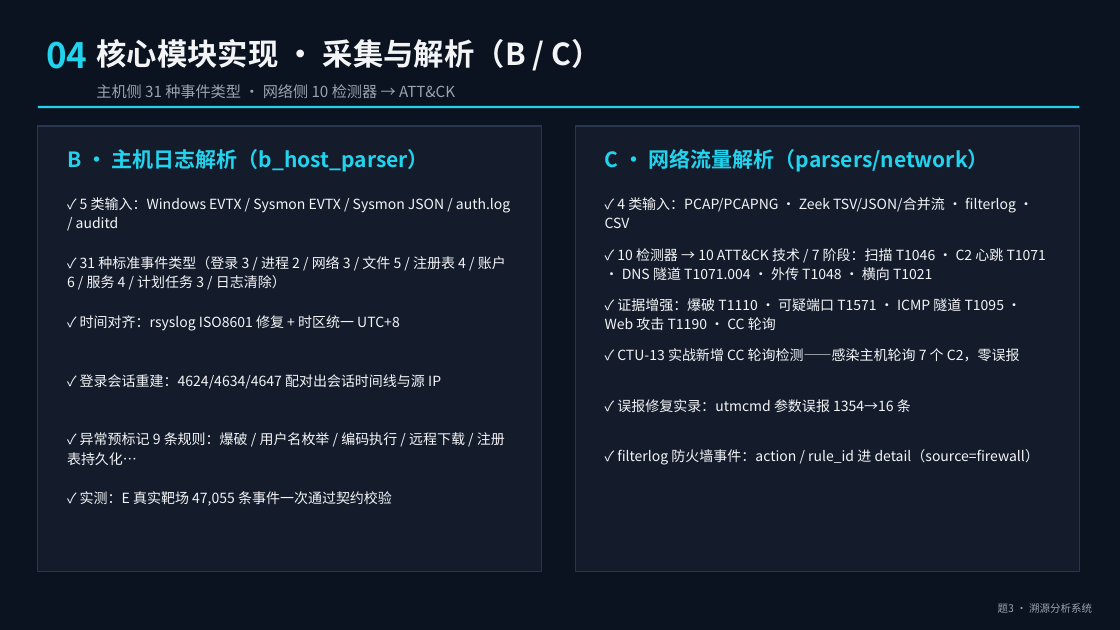
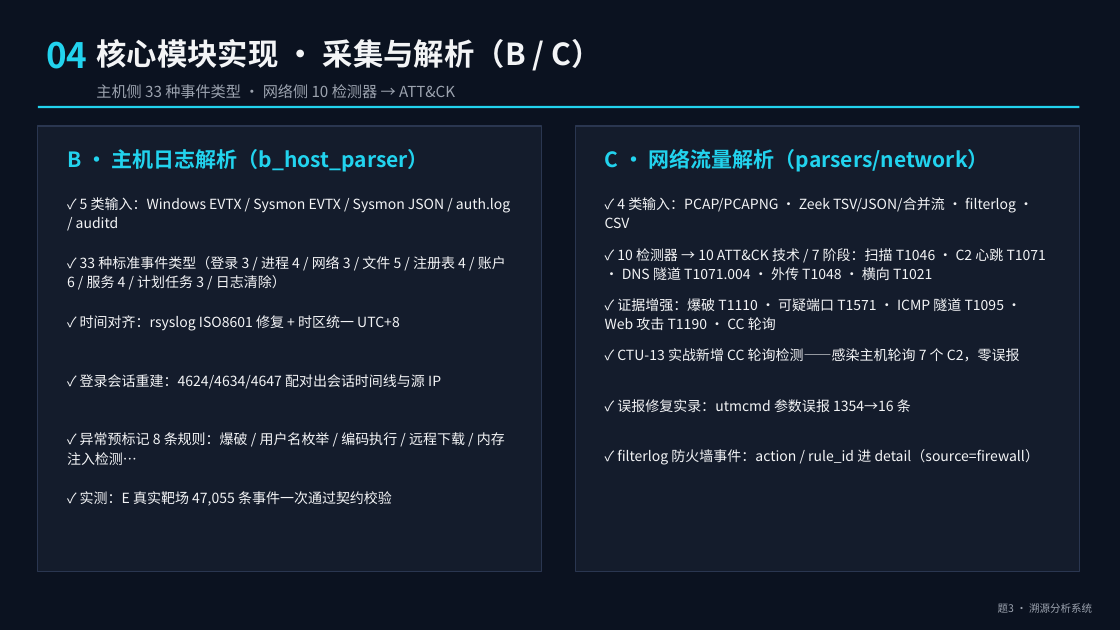
Before and after one commit to hotaru214/information_security_design_project, a slide deck: slide 6 of docs/答辩PPT-恶意攻击行为溯源分析系统-深色版.pptx. Drawn at 1120x630 pixels with LibreOffice and Linux fonts; fonts in the diff are those of the drawing. Boxes give left, top, right and bottom in pixels: in the first picture for what was removed or moved away, otherwise in the second. Text is boxed around its words. In the diff, an @@ line names an element or a change of style, - is before the commit and + after.

Commit message:
docs: 交付材料/答辩PPT 联动内存行为分析与数字更新
- docx×6 + PPT×3：33 词词表、17 项自检、APT29 批次 62,698 条、
  内存注入实测命中（1,256/5/2）、Sysmon 能力清单补进程内存访问与远程线程
- PPT 局限页撤下'内存注入/反射加载'（已实现），替换为内存镜像取证（YARA）
- build_ppt.py 源头同步

```diff
--- a/docs/答辩PPT-恶意攻击行为溯源分析系统-深色版.pptx
+++ b/docs/答辩PPT-恶意攻击行为溯源分析系统-深色版.pptx
@@ text at [96, 84, 455, 98]: text changed @@
-主机侧 31 种事件类型 · 网络侧 10 检测器 → ATT&CK
+主机侧 33 种事件类型 · 网络侧 10 检测器 → ATT&CK
@@ text at [67, 256, 506, 288]: text changed @@
-✓ 31 种标准事件类型（登录 3 / 进程 2 / 网络 3 / 文件 5 / 注册表 4 / 账户 6 / 服务 4 / 计划任务 3 / 日志清除）
+✓ 33 种标准事件类型（登录 3 / 进程 4 / 网络 3 / 文件 5 / 注册表 4 / 账户 6 / 服务 4 / 计划任务 3 / 日志清除）
@@ text at [67, 432, 505, 465]: text changed @@
-✓ 异常预标记 9 条规则：爆破 / 用户名枚举 / 编码执行 / 远程下载 / 注册表持久化…
+✓ 异常预标记 8 条规则：爆破 / 用户名枚举 / 编码执行 / 远程下载 / 内存注入检测…
```
Also in this commit, not shown: 2 other slides changed, 9 other files.
